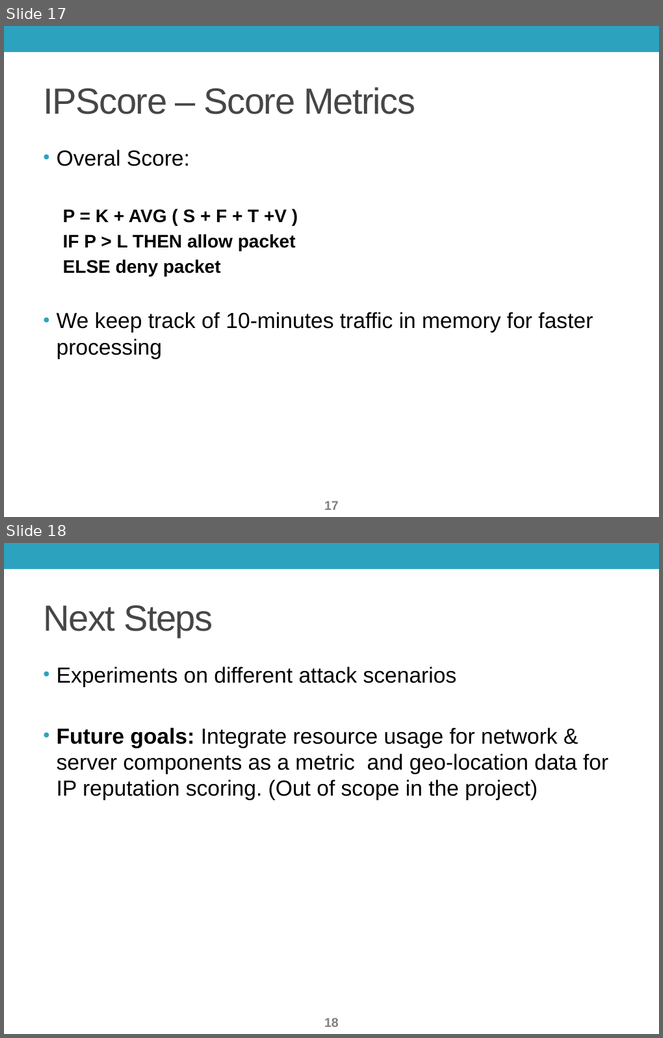
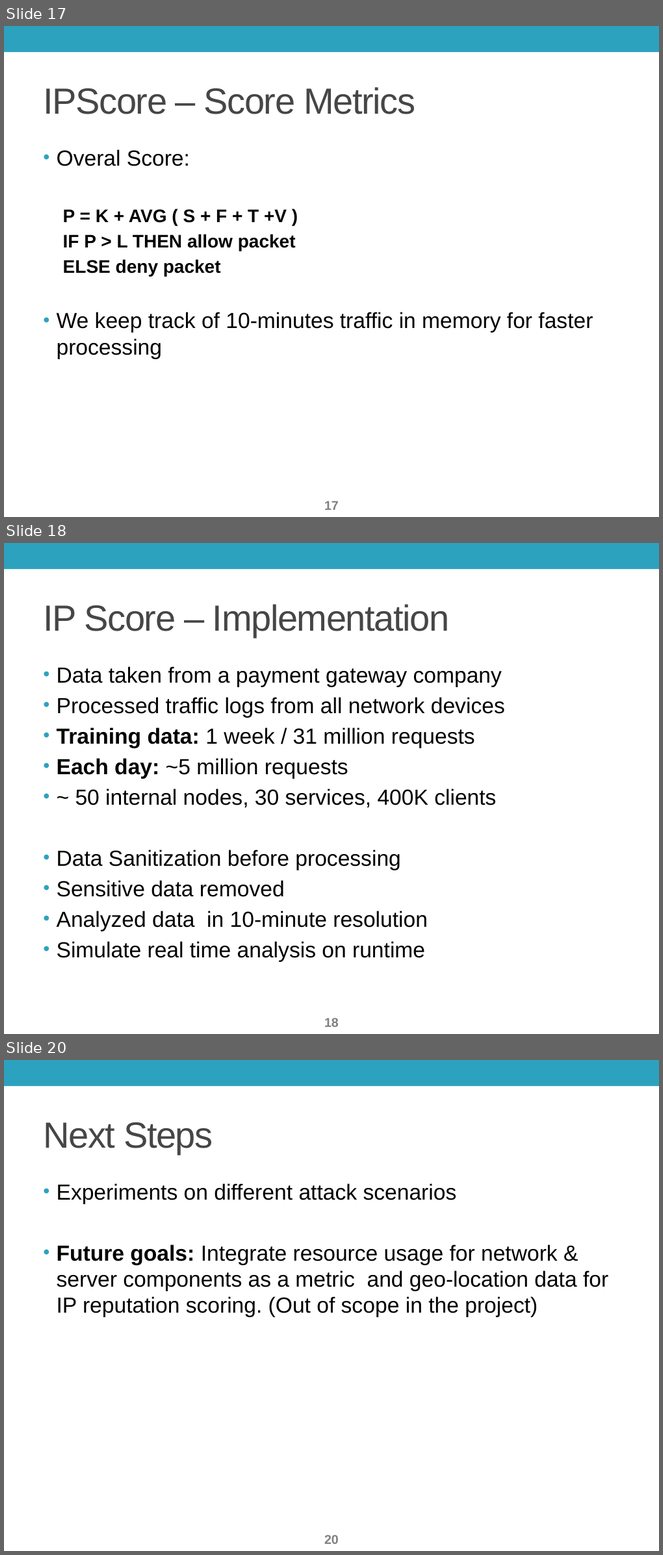
Before and after one commit to onurkocak/IPScore, a slide deck: Presentation/Presentation.pptx. Shown one above the other, each under a label of ours: slides 17 and 18 before the commit, slides 17, 18 and 20 after it; the slides between them are not shown. The pictures are 663x1038 and 663x1555 pixels, drawn with LibreOffice and Linux fonts; fonts in the diff are those of the drawing; background and template pictures are left out. Boxes give left, top, right and bottom in pixels: in the first picture for what was removed or moved away, otherwise in the second. Text is boxed around its words. In the diff, an @@ line names an element or a change of style, - is before the commit and + after.

```diff
--- a/Presentation/Presentation.pptx
+++ b/Presentation/Presentation.pptx
@@ slide 18 added at bbox=[4, 543, 659, 1034], background #FFFFFF; not listed: 1 template element that a slide beside it also shows @@
@@ title added at bbox=[43, 604, 449, 637], 40 pt, text #464646 @@
+IP Score – Implementation
@@ text added at bbox=[57, 667, 505, 962], 24 pt, text #000000 @@
+• Data taken from a payment gateway company
+• Processed traffic logs from all network devices
+• Training data: 1 week / 31 million requests
+• Each day: ~5 million requests
+• ~ 50 internal nodes, 30 services, 400K clients
+• Data Sanitization before processing
+• Sensitive data removed
+• Analyzed data in 10-minute resolution
+• Simulate real time analysis on runtime
@@ page number added at bbox=[324, 1018, 339, 1027], 14 pt, text #808080, bold @@
+18
@@ what was slide 18 is now slide 20 @@
@@ page number at bbox=[324, 1535, 339, 1544]: text changed @@
-18
+20
```
Also in this commit, not shown: 2 slides changed, 1 other slide added.
